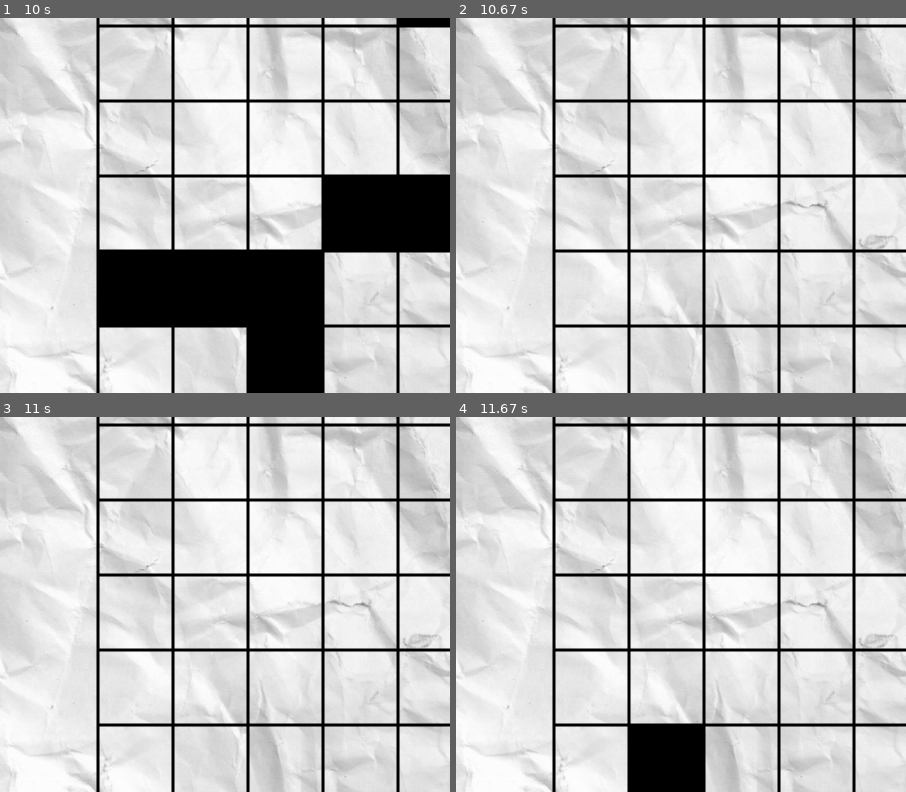
Above: before the commit, frames 1-4 (two rows, left to right).
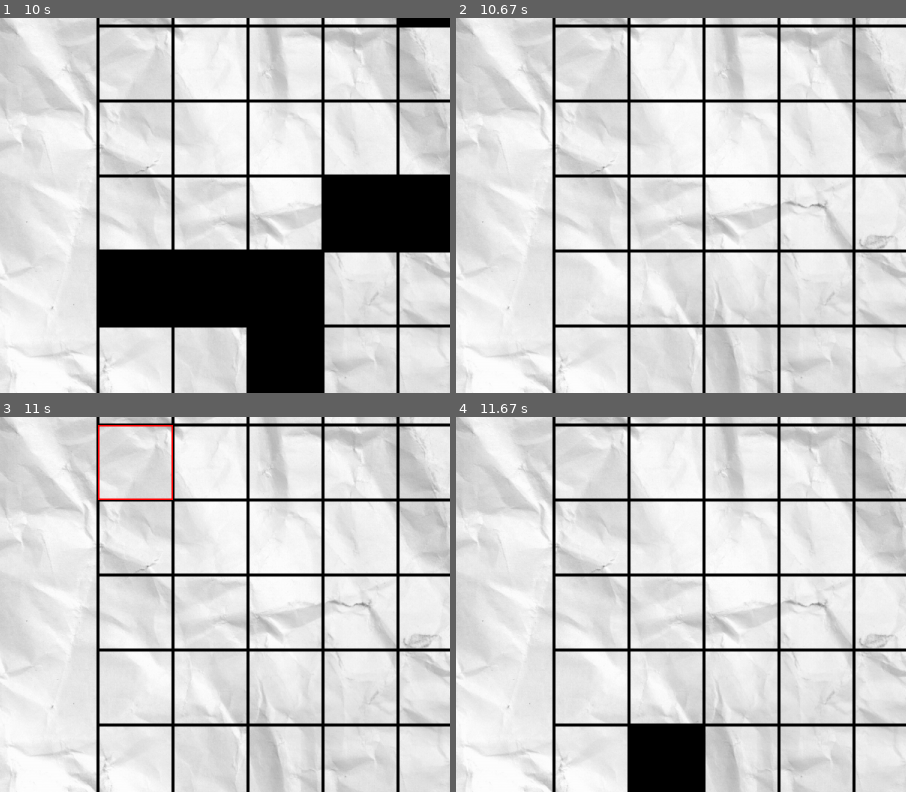
Above: after the commit, the same moments.

Repository: luizcarlos00/Projeto-pygame
Game: pygame game, started from vascovsflamengo.py
Same seed, same stepped clock (60 frames per second), same inputs: the game is played once before the commit and once after it.
Inputs (mouse positions are % of the whole screen's width and height, from its top left):
- Up to frame 1 (10 s): click (50, 50) at 0.38 s; move the mouse to (26, 29) at 0.7 s; click (76, 58) at 1.28 s; click (84, 72) at 1.63 s; hold X 1.87-2.5 s; click (49, 69) at 1.97 s; move the mouse to (46, 25) at 3.2 s; click (46, 25) at 3.35 s; move the mouse to (22, 49) at 3.63 s; click (22, 49) at 3.73 s; click (73, 76) at 4.43 s; click (58, 67) at 5.25 s; click (17, 61) at 6.08 s; click (21, 35) at 6.42 s; click (40, 75) at 6.75 s; click (81, 68) at 7.08 s; click (76, 32) at 7.42 s; click (19, 70) at 7.75 s; click (48, 54) at 8.08 s; click (75, 28) at 8.42 s; click (79, 87) at 8.75 s; click (53, 21) at 9.08 s; click (38, 73) at 9.42 s; click (59, 76) at 9.75 s
- Up to frame 2 (10.67 s): click (74, 52) at 10.08 s; click (67, 20) at 10.42 s
- Up to frame 3 (11 s): click (20, 35) at 10.75 s
- Up to frame 4 (11.67 s): click (32, 72) at 11.08 s; click (31, 77) at 11.42 s
The pictures show only the part of the screen within x 6-56%, y 29-79%; the shares and areas given below are measured in that part.

Frames 1-2 are identical in both runs. In frame 3, 0.3% of the frame differs, in the area x 21-39%, y 2-23%; in frame 4, nothing differs.

Commit message:
posicionamento diferenciado

Diff:
--- a/ondateste.py
+++ b/ondateste.py
@@ -23,21 +23,22 @@
 pygame.time.set_timer(refletir, 12)
 pygame.time.set_timer(limpar,200)
 while True:
-    posicao=(pygame.mouse.get_pos()[0]//100,pygame.mouse.get_pos()[1]//100)
+
     relogio.tick(60)
     for event in pygame.event.get():
             if event.type == refletir:
-                print("mar")
                 reflexo()
             if event.type == limpar:
                 tela.fill((0,0,255))
                 construir_grid(tela,1200)
                 pygame.display.flip()
             if event.type == pygame.MOUSEBUTTONDOWN:
-                pygame.time.set_timer(explosao, 10)
-                a= 5
+                posicao=(pygame.mouse.get_pos()[0]//100,pygame.mouse.get_pos()[1]//100)
+                pygame.time.set_timer(explosao, 15,25)
+                centro = ((pygame.mouse.get_pos()[0]//100)*100+50,(pygame.mouse.get_pos()[1]//100)*100+50)
+                a= 0
 
 
             if event.type == explosao:
-                 a+=5
-                 pygame.draw.circle(pygame.display.get_surface(),(255,255,255),(posicao[0],posicao[1]),(100),(5))
+                 a+=2
+                 pygame.draw.circle(pygame.display.get_surface(),(255,255,255),(centro[0],centro[1]),(a),(5))
--- a/posiciona.py
+++ b/posiciona.py
@@ -1,13 +1,57 @@
 import pygame
 from modulo import construir_grid
+
+def marcar(x,y,tam,vertical):
+    if vertical:
+        construir_grid(pygame.display.get_surface(),1200)
+        pygame.draw.rect(pygame.display.get_surface(),(255,0,0),(x*100,y*100,100,tam*100),(2))
+        pygame.display.flip()
+    else:
+        construir_grid(pygame.display.get_surface(),1200)
+        pygame.draw.rect(pygame.display.get_surface(),(255,0,0),(x*100,y*100,tam*100,100),(2))
+        pygame.display.flip()
+
+def colisaoX(marcados, posicao,tamanho):
+    espacos = [x for x in range(posicao[0],posicao[0]+tamanho)]
+    for x in espacos:
+        if (x,posicao[1]) in marcados:
+            return True
+    return False
+
+def colisaoY(marcados, posicao,tamanho):
+    espacos = [y for y in range(posicao[1],posicao[1]+tamanho)]
+    for y in espacos:
+        if (posicao[0],y) in marcados:
+            return True
+    return False
+
+def colocarX(posX,posY,tam):
+    selecionados = []
+    for x in range(posX,posX+tam):
+        selecionados.append((x,posY))
+    pygame.draw.rect(pygame.display.get_surface(),(0,0,0),(posX*100,posY*100,100*tam,100))
+    pygame.display.flip()
+    return selecionados
+
+def colocarY(posX,posY,tam):
+    selecionados = []
+    for y in range(posY,posY+tam):
+        selecionados.append((posX,y))
+    pygame.draw.rect(pygame.display.get_surface(),(0,0,0),(posX*100,posY*100,100,tam*100))
+    pygame.display.flip()
+    print(selecionados)
+    return selecionados
 
 def posicionar( jogador=[]):
     marcados = []
     tamanho = 4
     vertical = False
-    #fazer se pressionar botão, troca modo
     while len(jogador) < 10:
 
+        for barco in jogador:
+            for coord in barco:
+                if coord not in marcados:
+                    marcados.append(coord)
         for event in pygame.event.get():
             if event.type== pygame.QUIT:
                 pygame.quit()
@@ -16,71 +60,46 @@
             if event.type == pygame.KEYDOWN :
                 if event.key == pygame.K_x:
                     vertical = not vertical
-                    print(vertical)
+
             posicao=(pygame.mouse.get_pos()[0]//100,pygame.mouse.get_pos()[1]//100)
 
             if vertical: #ajustar posição do meio
-                if posicao[0] >= 2 and posicao[1]+tamanho-1 < 10 and (posicao[0],posicao[1]+tamanho-1) not in marcados and posicao not in marcados and posicao[1]+tamanho <= 10 :
-                    construir_grid(pygame.display.get_surface(),1200)
-                    pygame.draw.rect(pygame.display.get_surface(),(255,0,0),(posicao[0]*100,posicao[1]*100,100,tamanho*100),(2))
-                    pygame.display.flip()
-                    if event.type==1025:#pegar a posição do mouse na tela
-                        print(posicao)
-                        posicionou = [(posicao[0],y) for y in range(posicao[1],posicao[1]+tamanho)]
-                        for y in range(posicao[1],posicao[1]+tamanho):
-                            marcados.append((posicao[0],y))
-                        jogador.append(posicionou)
-                        pygame.draw.rect(pygame.display.get_surface(),(0,0,0),(posicao[0]*100,posicao[1]*100,100,100*tamanho))
-                        pygame.display.flip()
-                        if len(jogador) in [1,3,6]:
-                            tamanho -=1
+                if posicao[0] >= 2 and not colisaoY(marcados,posicao,tamanho) and posicao[1]+tamanho <= 10 :
+                    marcar(posicao[0],posicao[1],tamanho,vertical)
+                    if event.type==pygame.MOUSEBUTTONDOWN:#pegar a posição do mouse na tela
+                         if event.type==pygame.MOUSEBUTTONDOWN:
+                            jogador.append(colocarY(posicao[0],posicao[1],tamanho))
+                            if len(jogador) in [1,3,6]:
+                                tamanho -=1
 
-                elif posicao[1] in range(10-tamanho,10) and (posicao[0],10-tamanho)not in marcados and posicao not in marcados :
-                    construir_grid(pygame.display.get_surface(),1200)
-                    pygame.draw.rect(pygame.display.get_surface(),(255,0,0),(posicao[0]*100,(10-tamanho)*100,100,tamanho*100),(2))
-                    pygame.display.flip()
-                    if event.type==1025:#pegar a posição do mouse na tela
-                        posicionou = [(posicao[0],y) for y in range(10-tamanho,10)]
-                        for y in range(10-tamanho,10):
-                            marcados.append((posicao[0],y))
-                        jogador.append(posicionou)
-                        pygame.draw.rect(pygame.display.get_surface(),(0,0,0),(posicao[0]*100,(10-tamanho)*100,100,100*tamanho))
-                        pygame.display.flip()
-                        if len(jogador) in [1,3,6]:
-                            tamanho -=1
-                elif posicao in marcados or (posicao[0],posicao[1]+tamanho-1) in marcados:
+
+                elif posicao[0] >=2 and posicao[1] in range(11-tamanho,11) and not colisaoY(marcados,(posicao[0],10-tamanho),tamanho) :
+                    marcar(posicao[0],10-tamanho,tamanho,vertical)
+                    if event.type==pygame.MOUSEBUTTONDOWN:#pegar a posição do mouse na tela
+                         if event.type==pygame.MOUSEBUTTONDOWN:
+                            jogador.append(colocarY(posicao[0],10-tamanho,tamanho))
+                            if len(jogador) in [1,3,6]:
+                                tamanho -=1
+
+                elif colisaoY(marcados,posicao,tamanho):
                     construir_grid(pygame.display.get_surface(),1200)
                     pygame.display.flip()
 
             else:
-                if posicao[0] >= 2 and posicao[0]+tamanho < 12 and (posicao[0]+tamanho-1,posicao[1]) not in marcados and posicao not in marcados and posicao[0]+tamanho <= 12 :
-                    construir_grid(pygame.display.get_surface(),1200)
-                    pygame.draw.rect(pygame.display.get_surface(),(255,0,0),(posicao[0]*100,posicao[1]*100,tamanho*100,100),(2))
-                    pygame.display.flip()
-                    if event.type==1025:#pegar a posição do mouse na tela
-                        posicionou = [(x,posicao[1]) for x in range(posicao[0],posicao[0]+tamanho)]
-                        for x in range(posicao[0],posicao[0]+tamanho):
-                            marcados.append((x,posicao[1]))
-                        jogador.append(posicionou)
-                        pygame.draw.rect(pygame.display.get_surface(),(0,0,0),(posicao[0]*100,posicao[1]*100,100*tamanho,100))
-                        pygame.display.flip()
+                if posicao[0] in range(2,13-tamanho) and not colisaoX(marcados,posicao,tamanho) :
+                        marcar(posicao[0],posicao[1],tamanho,vertical)
+                        if event.type==pygame.MOUSEBUTTONDOWN:
+                            jogador.append(colocarX(posicao[0],posicao[1],tamanho))
+                            if len(jogador) in [1,3,6]:
+                                tamanho -=1
+
+                elif posicao[0] in range(13-tamanho,13) and not colisaoX(marcados,(12-tamanho,posicao[1]),tamanho):
+                    marcar(12-tamanho,posicao[1],tamanho,vertical)
+                    if event.type==pygame.MOUSEBUTTONDOWN:#pegar a posição do mouse na tela
+                        jogador.append(colocarX(12-tamanho,posicao[1],tamanho))
                         if len(jogador) in [1,3,6]:
                             tamanho -=1
-
-                elif posicao[0] in range(12-tamanho,12) and (12-tamanho,posicao[1])not in marcados and posicao not in marcados :
-                    construir_grid(pygame.display.get_surface(),1200)
-                    pygame.draw.rect(pygame.display.get_surface(),(255,0,0),((12-tamanho)*100,posicao[1]*100,tamanho*100,100),(2))
-                    pygame.display.flip()
-                    if event.type==1025:#pegar a posição do mouse na tela
-                        posicionou = [(x,posicao[1]) for x in range(12-tamanho,12)]
-                        for x in range(12-tamanho,12):
-                            marcados.append((x,posicao[1]))
-                        jogador.append(posicionou)
-                        pygame.draw.rect(pygame.display.get_surface(),(0,0,0),((12-tamanho)*100,posicao[1]*100,100*tamanho,100))
-                        pygame.display.flip()
-                        if len(jogador) in [1,3,6]:
-                            tamanho -=1
-                elif posicao in marcados or (posicao[0]+tamanho-1,posicao[1]) in marcados:
+                elif colisaoX(marcados,posicao,tamanho):
                     construir_grid(pygame.display.get_surface(),1200)
                     pygame.display.flip()
 
--- a/turno.py
+++ b/turno.py
@@ -18,7 +18,7 @@
                 for marcado in marcadosJ1:
                     pygame.draw.rect(pygame.display.get_surface(),(0,0,0),(marcado[0]*100,marcado[1]*100,100,100))
                     pygame.display.flip()
-                if posicao not in marcadosJ1 and posicao[0] > 2:
+                if posicao not in marcadosJ1 and posicao[0] >= 2:
                     construir_grid(pygame.display.get_surface(),1200)
                     pygame.draw.rect(pygame.display.get_surface(),(255,0,0),(posicao[0]*100,posicao[1]*100,100,100),(2))
                     pygame.display.flip()
@@ -45,7 +45,7 @@
                 for marcado in marcadosJ2:
                     pygame.draw.rect(pygame.display.get_surface(),(0,0,0),(marcado[0]*100,marcado[1]*100,100,100))
                     pygame.display.flip()
-                if posicao not in marcadosJ2 and posicao[0] > 2:
+                if posicao not in marcadosJ2 and posicao[0] >= 2:
                     construir_grid(pygame.display.get_surface(),1200)
                     pygame.draw.rect(pygame.display.get_surface(),(255,0,0),(posicao[0]*100,posicao[1]*100,100,100),(2))
                     pygame.display.flip()
